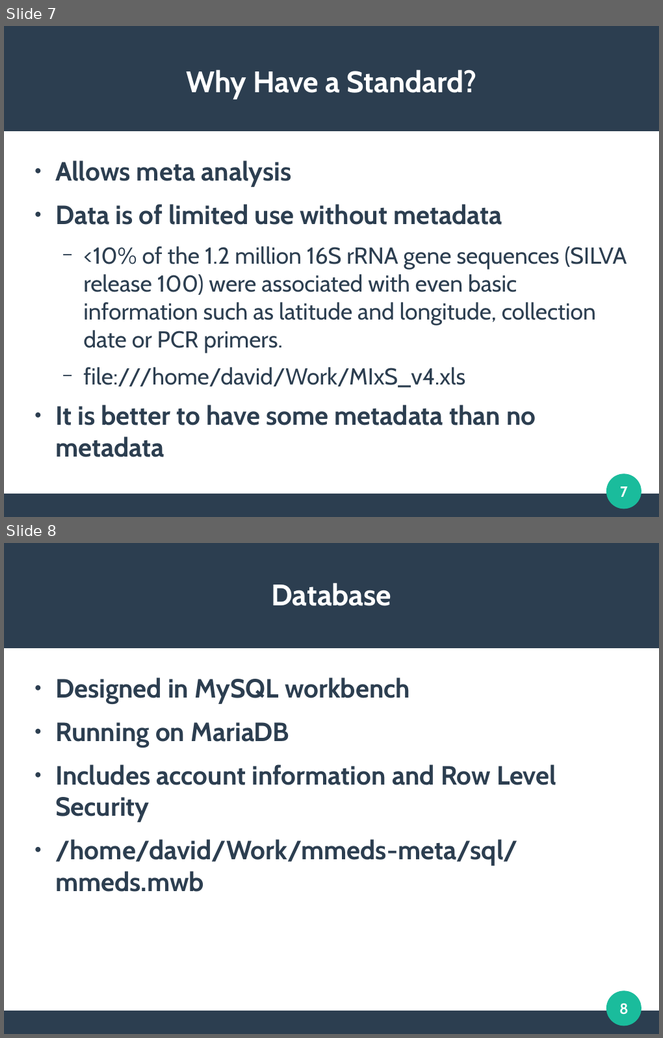
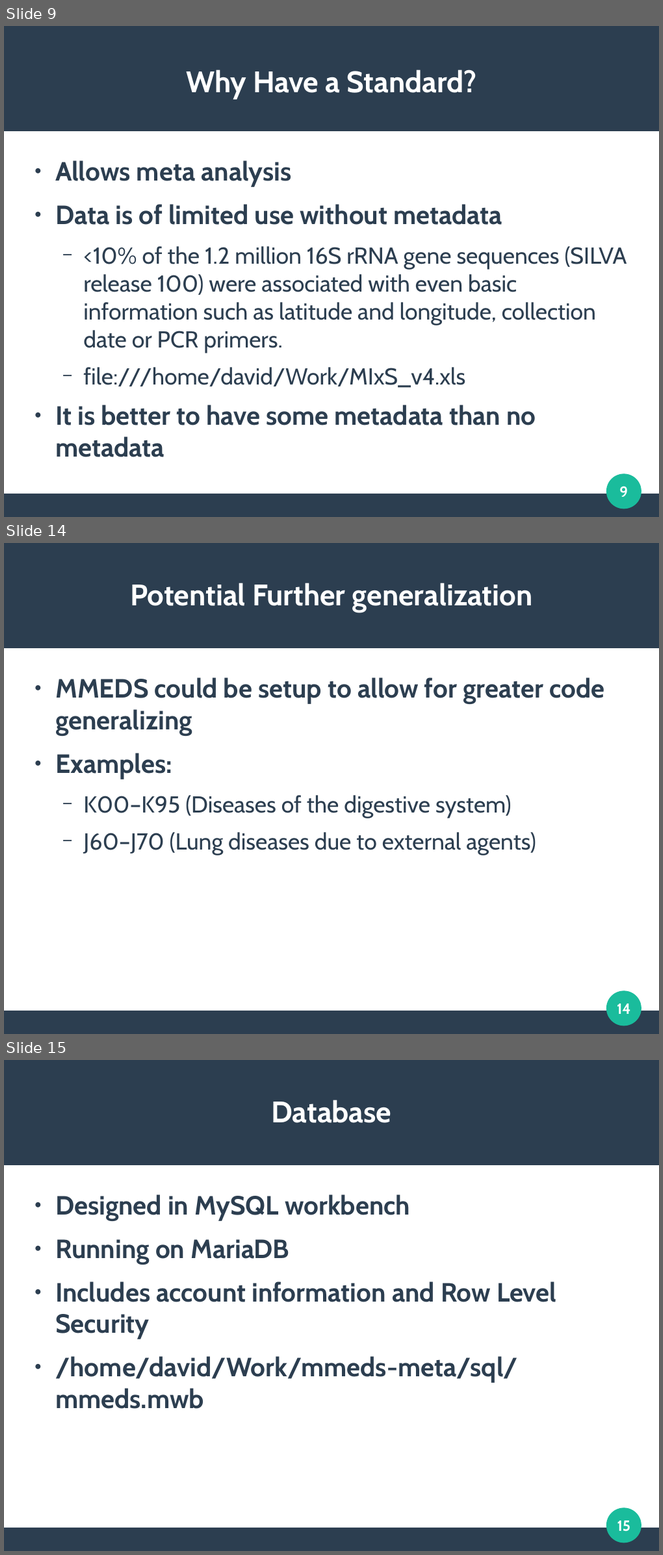
Before and after one commit to clemente-lab/mmeds-meta, a slide deck: sql/mmeds.odp. Shown one above the other, each under a label of ours: slides 7 and 8 before the commit, slides 9, 14 and 15 after it; the slides between them are not shown. The pictures are 663x1038 and 663x1555 pixels, drawn with LibreOffice and Linux fonts; fonts in the diff are those of the drawing. Boxes give left, top, right and bottom in pixels: in the first picture for what was removed or moved away, otherwise in the second. Text is boxed around its words. In the diff, an @@ line names an element or a change of style, - is before the commit and + after.

```diff
--- a/sql/mmeds.odp
+++ b/sql/mmeds.odp
@@ slide 14 added at (4, 543, 659, 1034), background #FFFFFF; not listed: 3 template elements that a slide beside it also shows @@
@@ title added at (130, 583, 533, 613), 36 pt, text #FFFFFF, bold @@
+Potential Further generalization
@@ text added at (55, 678, 605, 855), 28 pt, text #2C3E50 @@
+● MMEDS could be setup to allow for greater code generalizing
+● Examples:
+  − K00–K95 (Diseases of the digestive system)
+  − J60–J70 (Lung diseases due to external agents)
@@ page number added at (617, 1004, 631, 1014), 18 pt, text #FFFFFF, bold @@
+14
@@ what was slide 7 is now slide 9 @@
@@ page number at (620, 486, 628, 497): text changed @@
-7
+9
@@ what was slide 8 is now slide 15 @@
@@ page number at (618, 1521, 631, 1532): text changed @@
-8
+15
```
Also in this commit, not shown: 1 slide changed, 6 other slides added, 1 other file.
